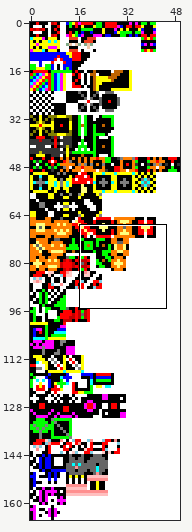
File history of a sprite sheet, public/images/boards_sprites.png. Above, an overview of the earlier version with the close-up marked.
Close-up. Earlier state:
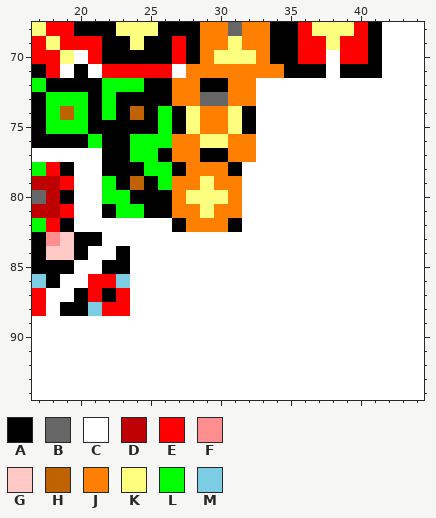
The file is 50x166 pixels. Shown: x 17..44, y 68..94.
Palette (. is transparent): A #000000  B #666666  C #ffffff  D #bf0000  E #ff0000  F #ff8f8f  G #ffcac6  H #bf6300  J #ff7f00  K #ffff7f  L #00ff00  M #7ccde3
Pixels before, first column x 17:
68 KEEAAAKKKAAAJJBJJAAEKKKEACCC
69 EKEEEAAKAAEAJJKJJAAEEKEEACCC
70 EEKCEAAAAAEAJKKKJAAEECEEACCC
71 AECACEEEEECJJJJJJJAAACAAACCC
72 LAAAALLLAAJJAAJJCCCCCCCCCCCC
73 ALLLALAAAAJJBBJJCCCCCCCCCCCC
74 ALHLALAHALAKJJKACCCCCCCCCCCC
75 ALLLAAAAALAKJJKACCCCCCCCCCCC
76 AAAALAALLLJJKKJJCCCCCCCCCCCC
77 CCCCCAALLAJJAAJJCCCCCCCCCCCC
78 LEACCAAALLAJJJACCCCCCCCCCCCC
79 DDECCLAHALJJKJJCCCCCCCCCCCCC
80 BDACCLLAAAJKKKJCCCCCCCCCCCCC
81 DDECCALLAAJJKJJCCCCCCCCCCCCC
82 LEACCCCCCCAJJJACCCCCCCCCCCCC
83 AFGAACCCCCCCCCCCCCCCCCCCCCCC
84 AGGACCACCCCCCCCCCCCCCCCCCCCC
85 AAACCAACCCCCCCCCCCCCCCCCCCCC
86 MACCEEMCCCCCCCCCCCCCCCCCCCCC
87 ECCAEAECCCCCCCCCCCCCCCCCCCCC
88 ECAAMEECCCCCCCCCCCCCCCCCCCCC
89 CCCCCCCCCCCCCCCCCCCCCCCCCCCC
90 CCCCCCCCCCCCCCCCCCCCCCCCCCCC
91 CCCCCCCCCCCCCCCCCCCCCCCCCCCC
92 CCCCCCCCCCCCCCCCCCCCCCCCCCCC
93 CCCCCCCCCCCCCCCCCCCCCCCCCCCC
94 CCCCCCCCCCCCCCCCCCCCCCCCCCCC
New version:
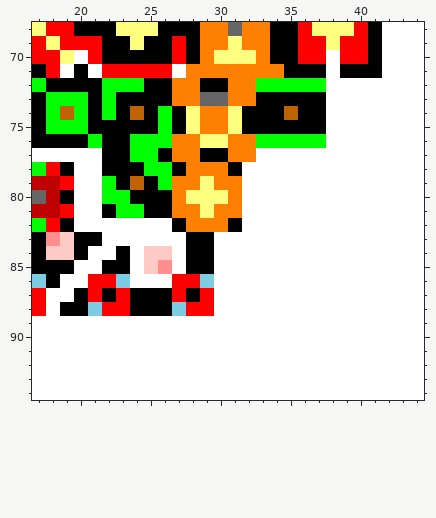
The edit:
Changed rows in their new state; - is an unchanged pixel.
first column x 33:
72 LLLLL
73 AAAAA
74 AAHAA
75 AAAAA
76 LLLLL
first column x 24:
83 ----AA
84 -GG-AA
85 -GF-AA
86 ---EEM
87 AAAEAE
88 AAAMEE
